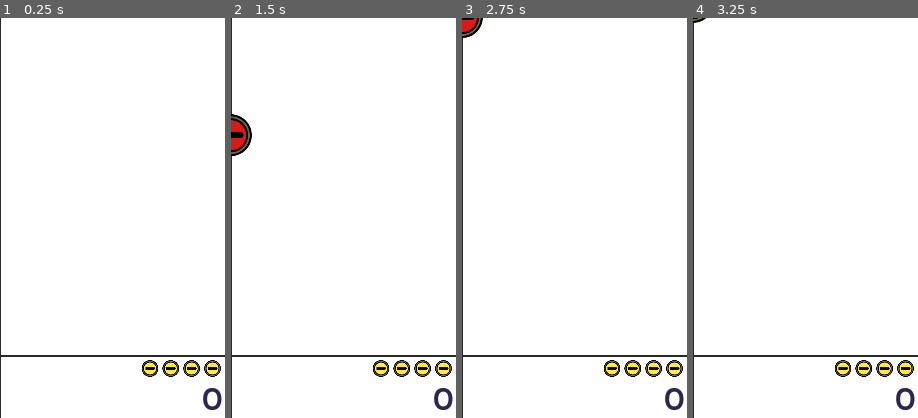
Above: before the commit, frames 1-4 (left to right).
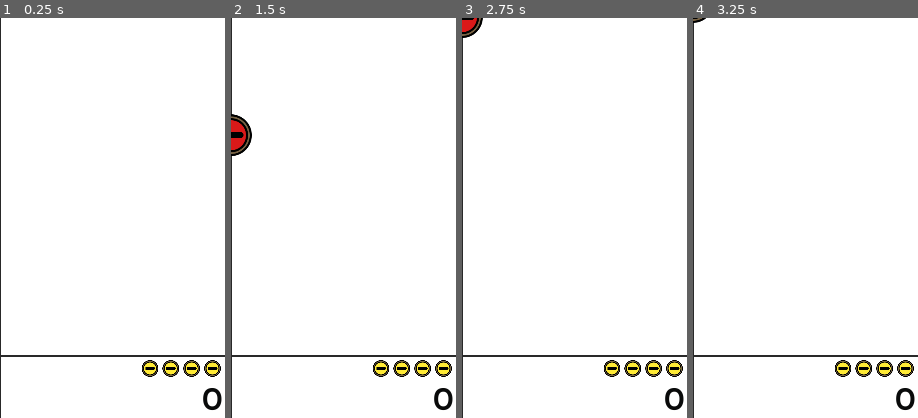
Above: after the commit, the same moments.

Repository: Heisaa/Curling
Game: Godot game, scene res://Game.tscn
The game is run twice, just before and just after one commit, with the same random seed, the same clock (stepped at 60 frames per second) and the same inputs.
Inputs (mouse positions are % of the whole screen's width and height, from its top left):
- Up to frame 1 (0.25 s): no input
- Up to frame 2 (1.5 s): tap Enter at 0.5 s; drag from (50, 89) to (50, 50) at 0.52 s; drag from (30, 55) to (50, 50) at 1.27 s
- Up to frame 3 (2.75 s): move the mouse to (60, 28) at 2.02 s; click (60, 28) at 2.17 s
- Up to frame 4 (3.25 s): drag from (45, 70) to (20, 35) at 2.77 s
The pictures show only the part of the screen within x 50-100%, y 36-86%; the shares and areas given below are measured in that part.

The runs differ from the first frame. In frame 1, 0.2% of the frame differs, in the area x 90-99%, y 92-98%; in frame 2, 0.2%; in frame 3, 0.2%; in frame 4, 0.2%.

Commit message:
fixed sound bugs

Diff:
--- a/Game.gd
+++ b/Game.gd
@@ -107,26 +107,26 @@
 func play_round():
 	update_score()
 	# Check if stone should be spawned
-	var still_and_dead = true
+	var spawn_new_stone = true
 	var combined = red_stones + yellow_stones
 	for stone in combined:
 		if is_instance_valid(stone):
 			if not stone.is_still or not stone.is_dead:
-				still_and_dead = false
+				spawn_new_stone = false
 
 	# Spawn stone for second closest player
-	if still_and_dead:
+	if spawn_new_stone:
 
 		var closest_red = 2000
 		for stone in red_stones:
-			if is_instance_valid(stone):
+			if is_instance_valid(stone) and stone.is_out == false:
 				closest_red = min(stone.global_position.distance_to($Goal.global_position), closest_red)
 			else:
 				red_stones.erase(stone)
 
 		var closest_yellow = 2000
 		for stone in yellow_stones:
-			if is_instance_valid(stone):
+			if is_instance_valid(stone) and stone.is_out == false:
 				closest_yellow = min(stone.global_position.distance_to($Goal.global_position), closest_yellow)
 			else:
 				yellow_stones.erase(stone)
--- a/Game.tscn
+++ b/Game.tscn
@@ -79,7 +79,6 @@
 grow_horizontal = 0
 theme = ExtResource( 4 )
 custom_fonts/font = ExtResource( 7 )
-custom_colors/font_color = Color( 0.192157, 0.14902, 0.317647, 1 )
 text = "0"
 align = 2
 script = ExtResource( 6 )
--- a/Stone/Stone.gd
+++ b/Stone/Stone.gd
@@ -13,6 +13,7 @@
 
 func _ready():
 	connect("body_entered",self, "_on_Stone_body_entered")
+	connect("body_exited",self, "_on_Stone_body_exited")
 	global_position = Vector2(540, 1700)
 	last_velocity = linear_velocity
 
@@ -23,6 +24,9 @@
 		$Sprite.texture = load("res://Stone/RedStone.png")
 
 func _physics_process(_delta):
+	if is_out:
+		$collisionshape.disabled = true
+		linear_velocity = Vector2(0,0)
 	# Move if picked
 	if is_picked:
 		linear_velocity = get_global_mouse_position() - global_position
@@ -43,12 +47,28 @@
 
 
 # Sound
+var play = true
 func _on_Stone_body_entered(_body):
-	$Hit.play()
+
+	$Hit.set_volume_db(0)
+	_body.play = false
+	if play:
+		if last_velocity.length() > 1000:
+			$Hit.play()
+		else:
+			$Hit.set_volume_db(translate_range(last_velocity.length(), 0, 1000, -30, 0))
+			print($Hit.get_volume_db())
+			$Hit.play()
+
+
+
+func _on_Stone_body_exited(_body):
+	_body.play = true
+
 
 func _on_Stone_body_exit(body):
 	if body.global_position.y < line_over.global_position.y:
-		body.queue_free()
+		body.is_out = true
 	else:
 		body.is_picked = false
 		body.global_position = Vector2(540, 1700)
@@ -66,3 +86,14 @@
 # Utility functions
 func _event_is_left_button(event):
 	return event is InputEventMouseButton and event.button_index == BUTTON_LEFT
+
+func translate_range(value, leftMin, leftMax, rightMin, rightMax):
+	# Figure out how 'wide' each range is
+	var leftSpan = leftMax - leftMin
+	var rightSpan = rightMax - rightMin
+
+	# Convert the left range into a 0-1 range (float)
+	var valueScaled = float(value - leftMin) / float(leftSpan)
+
+	# Convert the 0-1 range into a value in the right range.
+	return rightMin + (valueScaled * rightSpan)
--- a/Stone/Stone.tscn
+++ b/Stone/Stone.tscn
@@ -28,7 +28,7 @@
 [node name="Sprite" type="Sprite" parent="."]
 texture = ExtResource( 2 )
 
-[node name="CollisionShape2D" type="CollisionShape2D" parent="."]
+[node name="collisionshape" type="CollisionShape2D" parent="."]
 shape = SubResource( 2 )
 
 [node name="Hit" type="AudioStreamPlayer2D" parent="."]
--- a/UI/MainMenu.tscn
+++ b/UI/MainMenu/MainMenu.tscn
@@ -15,6 +15,8 @@
 [node name="VBoxContainer" type="VBoxContainer" parent="Panel"]
 margin_right = 1080.0
 margin_bottom = 1920.0
+custom_constants/separation = 151
+alignment = 1
 __meta__ = {
 "_edit_use_anchors_": false
 }
Not shown: 2 places in UI/theme.tres that only renumber resources
